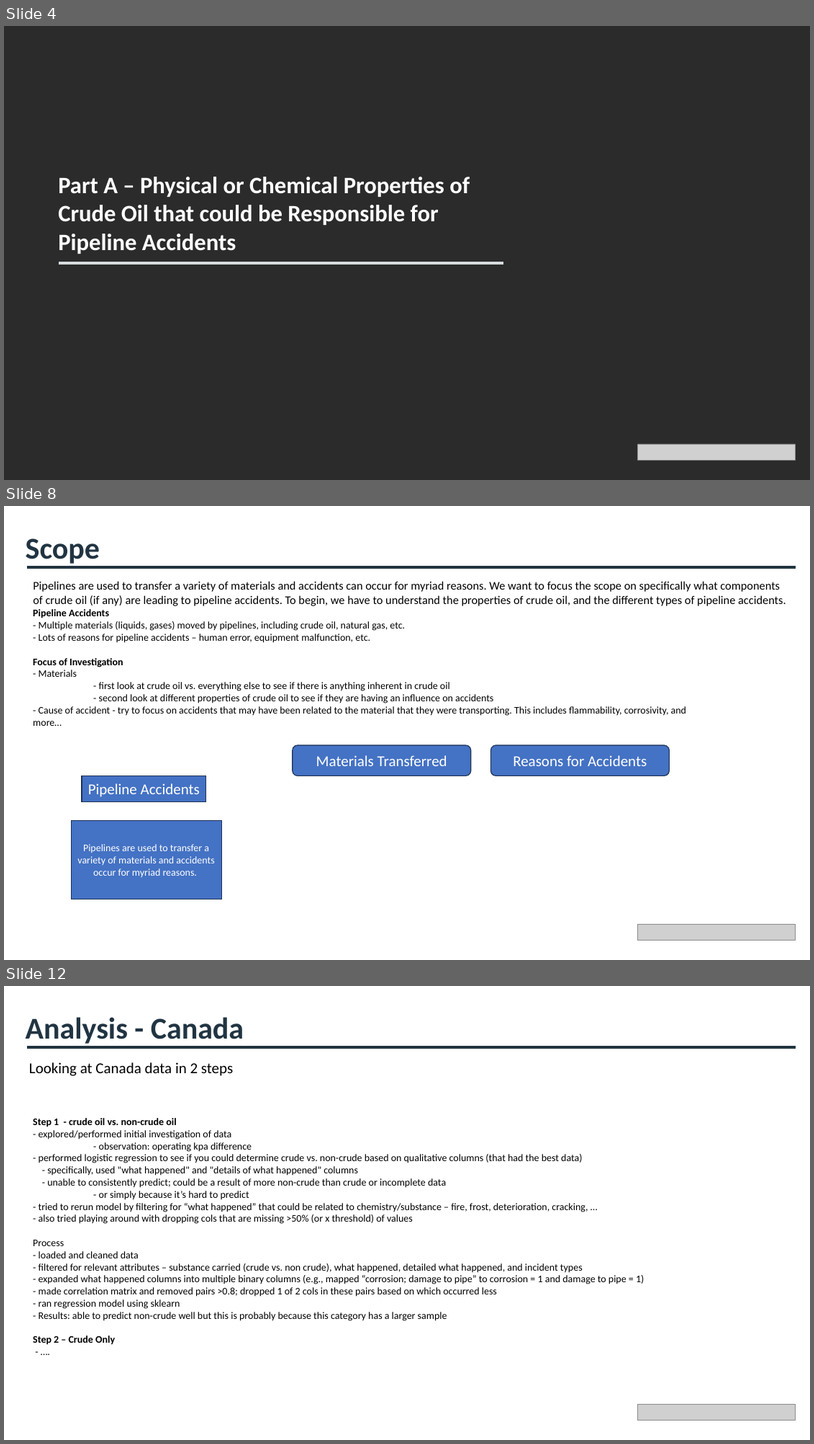
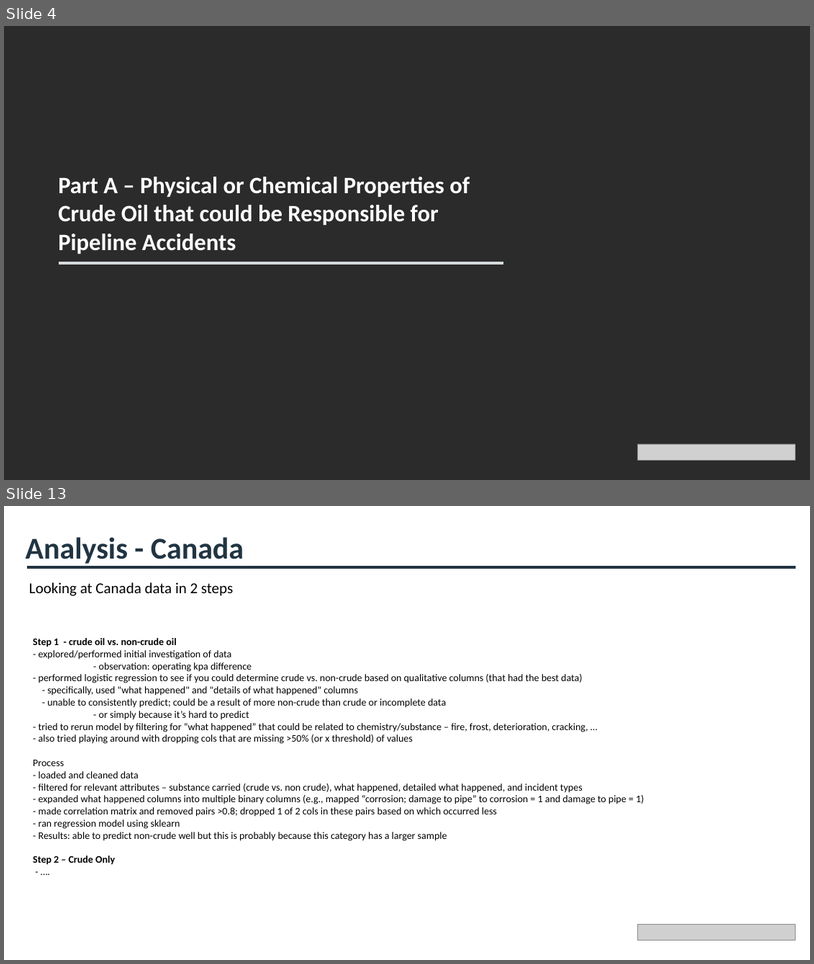
Before and after one commit to cameronmackinnon/crude_oil_accidents, a slide deck: presentations/Pipeline Accidents Presentation v0.pptx. Shown one above the other, each under a label of ours: slides 4, 8 and 12 before the commit, slides 4 and 13 after it; the slides between them are not shown. The pictures are 814x1444 and 814x964 pixels, drawn with LibreOffice and Linux fonts; fonts in the diff are those of the drawing; grey boxes stand for pictures; background and template pictures are left out; a plain dark background stands for a picture behind light text. Boxes give left, top, right and bottom in pixels: in the first picture for what was removed or moved away, otherwise in the second. Text is boxed around its words. In the diff, an @@ line names an element or a change of style, - is before the commit and + after.

```diff
--- a/presentations/Pipeline Accidents Presentation v0.pptx
+++ b/presentations/Pipeline Accidents Presentation v0.pptx
@@ slide 8 removed at [4, 506, 810, 960], background #FFFFFF @@
@@ text removed at [26, 538, 100, 564] @@
-Scope
@@ line removed from (27, 567) to (796, 567) @@
@@ text removed at [33, 581, 787, 606] @@
-Pipelines are used to transfer a variety of materials and accidents can occur for myriad reasons. We want to focus the scope on specifically what components of crude oil (if any) are leading to pipeline accidents. To begin, we have to understand the properties of crude oil, and the different types of pipeline accidents.
@@ text removed at [33, 609, 687, 726] @@
-Pipeline Accidents
-- Multiple materials (liquids, gases) moved by pipelines, including crude oil, natural gas, etc.
-- Lots of reasons for pipeline accidents – human error, equipment malfunction, etc.
-Focus of Investigation
-- Materials
-- first look at crude oil vs. everything else to see if there is anything inherent in crude oil
-- second look at different properties of crude oil to see if they are having an influence on accidents
-- Cause of accident - try to focus on accidents that may have been related to the material that they were transporting. This includes flammability, corrosivity, and more…
@@ rounded rectangle removed at [293, 745, 471, 775] @@
-Materials Transferred
@@ rounded rectangle removed at [491, 745, 669, 775] @@
-Reasons for Accidents
@@ rectangle removed at [82, 776, 206, 802] @@
-Pipeline Accidents
@@ rectangle removed at [71, 821, 221, 898] @@
-Pipelines are used to transfer a variety of materials and accidents occur for myriad reasons.
@@ picture removed at [638, 924, 797, 939] @@
@@ what was slide 12 is now slide 13 @@
```
Also in this commit, not shown: 4 slides changed, 8 slides added, 6 other slides removed, 3 other files.
